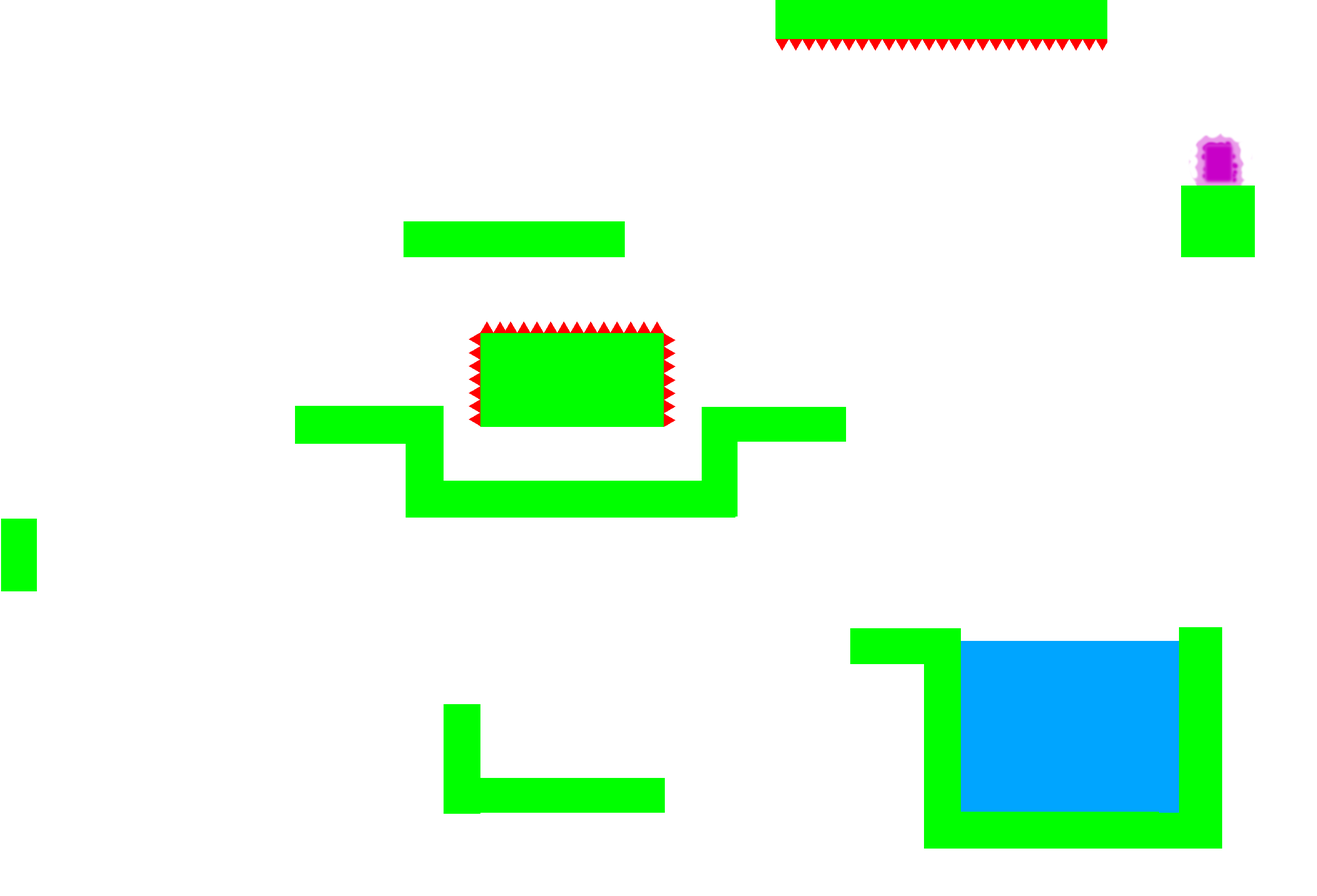
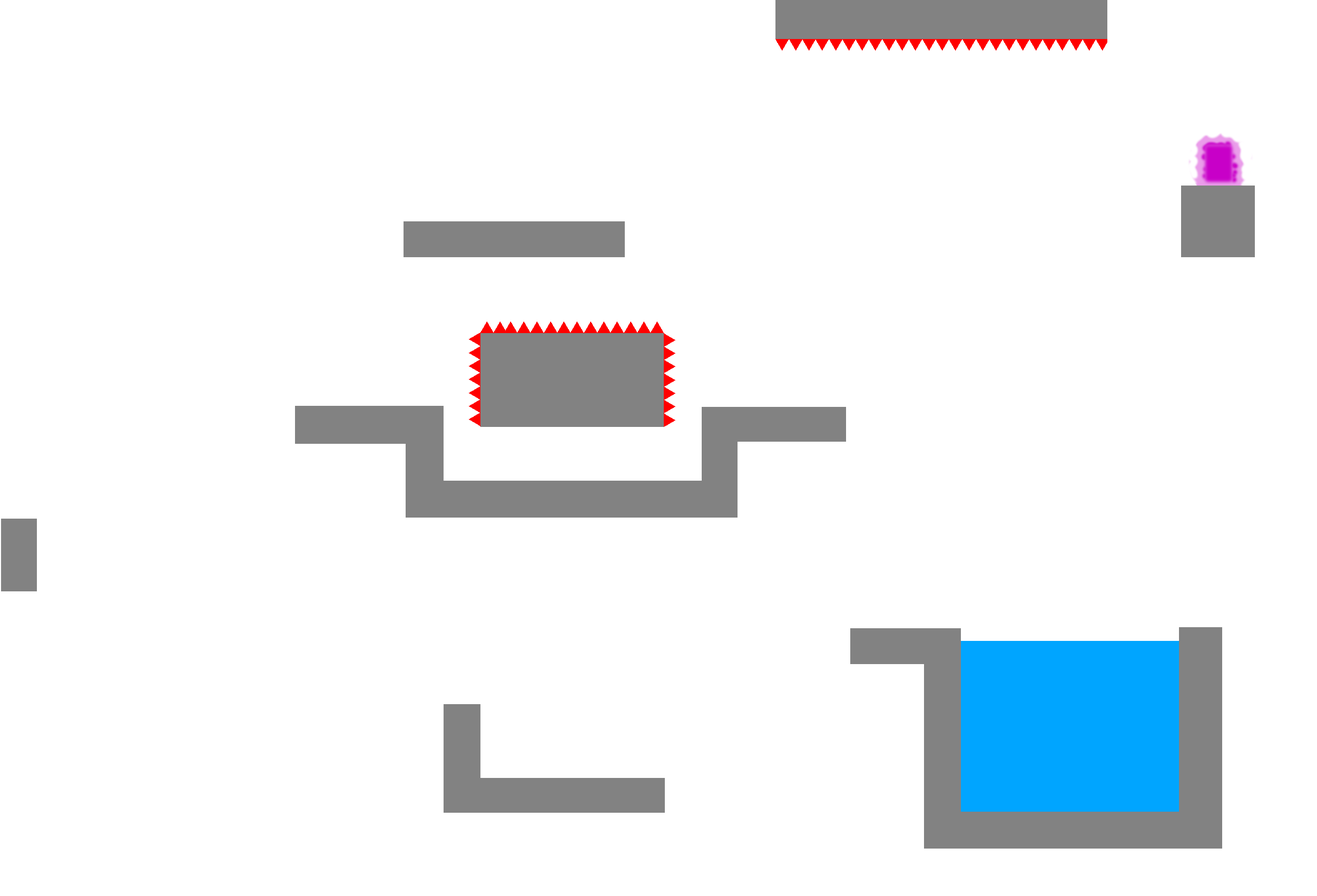
Layers edited between the first and the second w=1317, h=896 image:
painted on "Background" over [1, 0, 1255, 849]
added layer "White" over [1, 0, 1255, 849]
